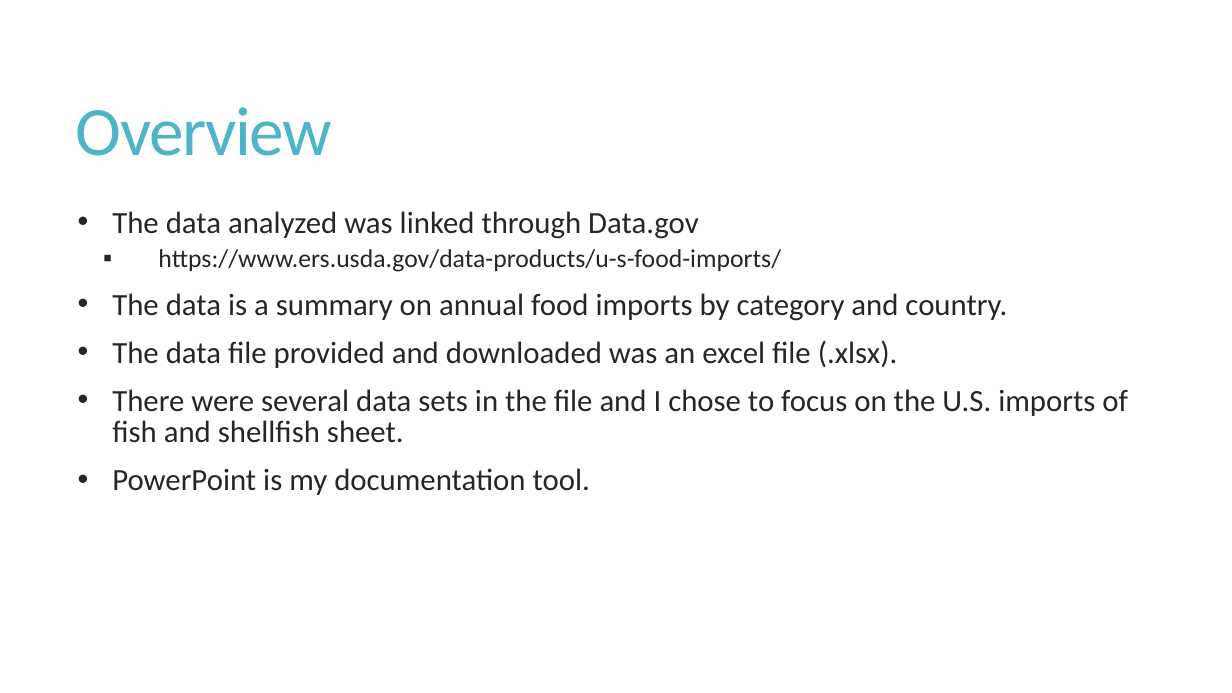
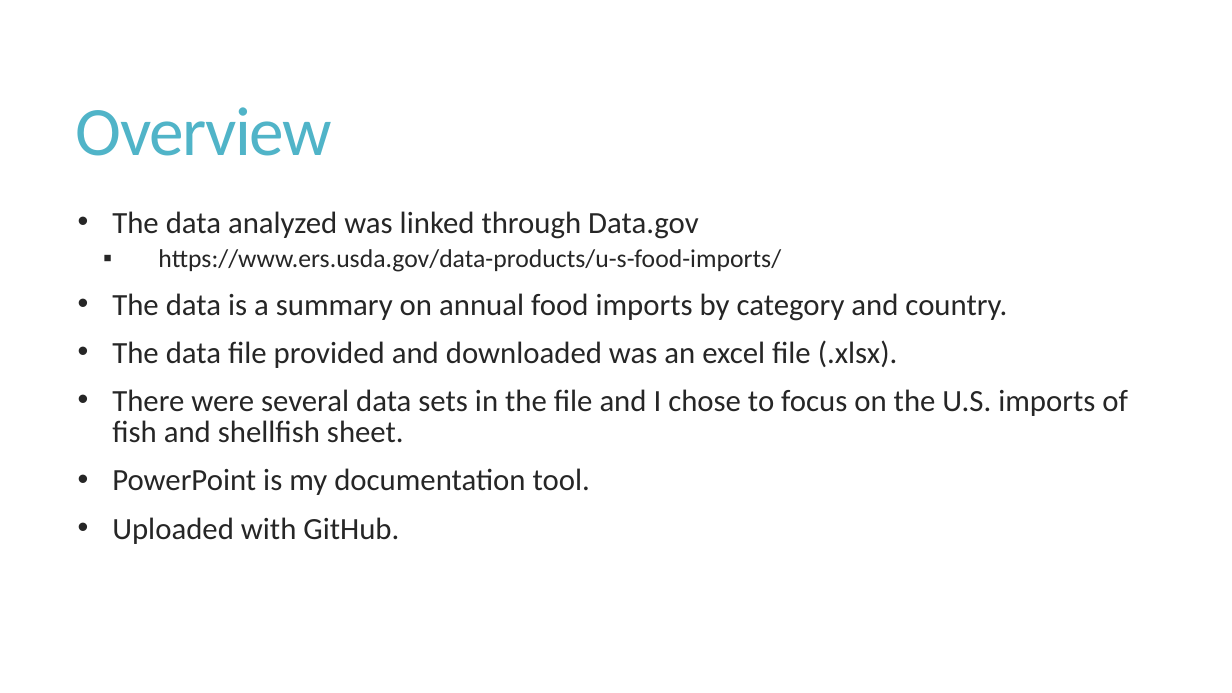
Before and after one commit to MKuybus/CS1030, a slide deck: slide 2 of MaxKuybus CS1030 Final.pptx. Drawn at 1232x693 pixels with LibreOffice and Linux fonts; fonts in the diff are those of the drawing. Boxes give left, top, right and bottom in pixels: in the first picture for what was removed or moved away, otherwise in the second. Text is boxed around its words. In the diff, an @@ line names an element or a change of style, - is before the commit and + after.

```diff
--- a/MaxKuybus CS1030 Final.pptx
+++ b/MaxKuybus CS1030 Final.pptx
@@ text at (x1=112, y1=517, x2=399, y2=544): paragraph added @@
+• Uploaded with GitHub.
```
